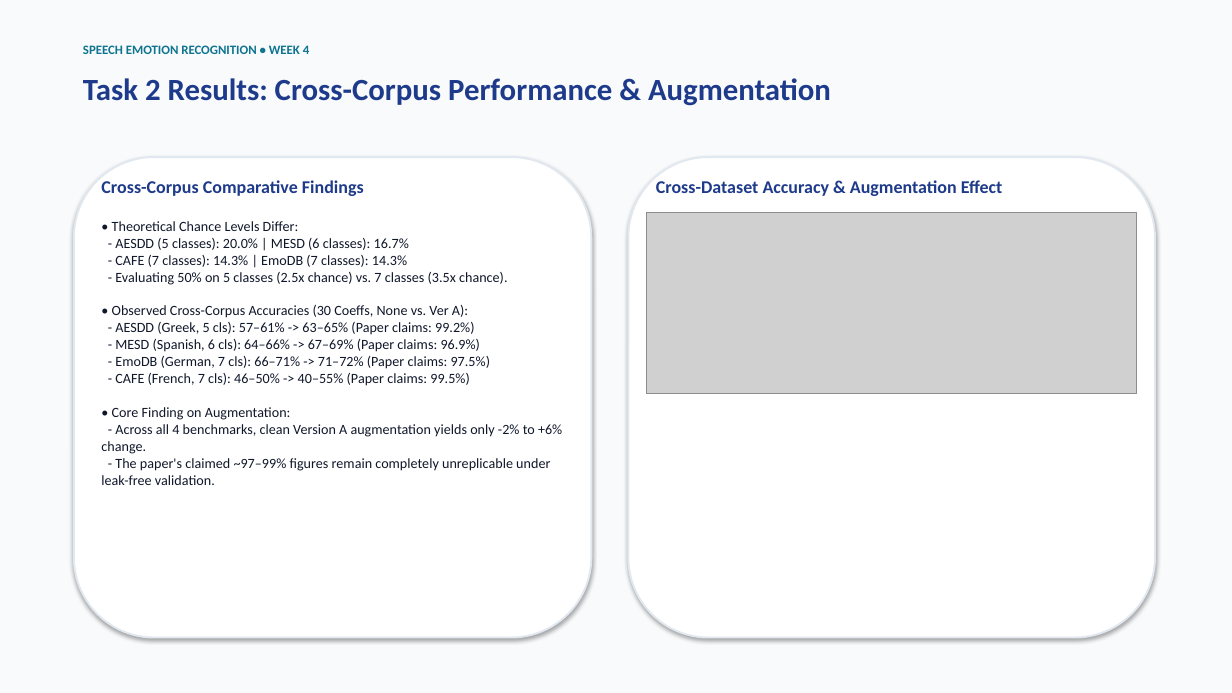
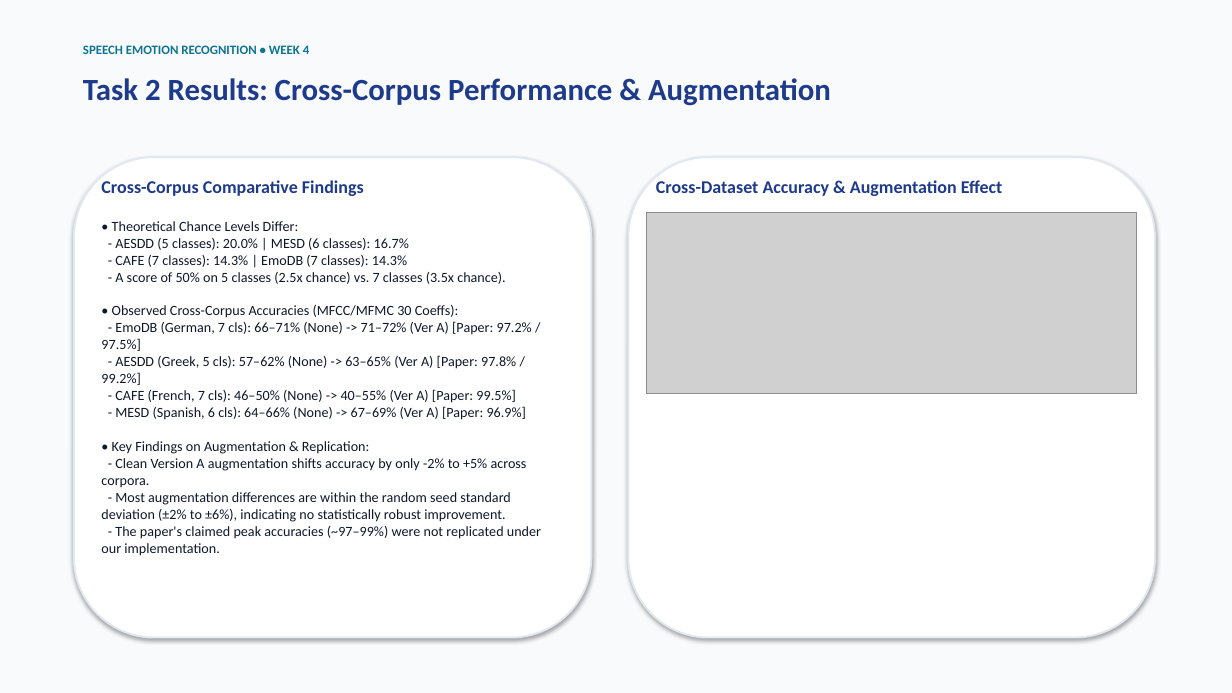
Before and after one commit to shreysatija1/Project-emotion, a slide deck: slide 7 of Week4_Status.pptx. Drawn at 1232x693 pixels with LibreOffice and Linux fonts; fonts in the diff are those of the drawing; grey boxes stand for pictures. Boxes give left, top, right and bottom in pixels: in the first picture for what was removed or moved away, otherwise in the second. Text is boxed around its words. In the diff, an @@ line names an element or a change of style, - is before the commit and + after.

```diff
--- a/Week4_Status.pptx
+++ b/Week4_Status.pptx
@@ text at [101,272,541,556]: text changed @@
-- Evaluating 50% on 5 classes (2.5x chance) vs. 7 classes (3.5x chance).
-• Observed Cross-Corpus Accuracies (30 Coeffs, None vs. Ver A):
-- AESDD (Greek, 5 cls): 57–61% -> 63–65% (Paper claims: 99.2%)
-- MESD (Spanish, 6 cls): 64–66% -> 67–69% (Paper claims: 96.9%)
-- EmoDB (German, 7 cls): 66–71% -> 71–72% (Paper claims: 97.5%)
-- CAFE (French, 7 cls): 46–50% -> 40–55% (Paper claims: 99.5%)
-• Core Finding on Augmentation:
-- Across all 4 benchmarks, clean Version A augmentation yields only -2% to +6% change.
-- The paper's claimed ~97–99% figures remain completely unreplicable under leak-free validation.
+- A score of 50% on 5 classes (2.5x chance) vs. 7 classes (3.5x chance).
+• Observed Cross-Corpus Accuracies (MFCC/MFMC 30 Coeffs):
+- EmoDB (German, 7 cls): 66–71% (None) -> 71–72% (Ver A) [Paper: 97.2% / 97.5%]
+- AESDD (Greek, 5 cls): 57–62% (None) -> 63–65% (Ver A) [Paper: 97.8% / 99.2%]
+- CAFE (French, 7 cls): 46–50% (None) -> 40–55% (Ver A) [Paper: 99.5%]
+- MESD (Spanish, 6 cls): 64–66% (None) -> 67–69% (Ver A) [Paper: 96.9%]
+• Key Findings on Augmentation & Replication:
+- Clean Version A augmentation shifts accuracy by only -2% to +5% across corpora.
+- Most augmentation differences are within the random seed standard deviation (±2% to ±6%), indicating no statistically robust improvement.
+- The paper's claimed peak accuracies (~97–99%) were not replicated under our implementation.
```
Also in this commit, not shown: 4 other slides changed, 4 other files.
